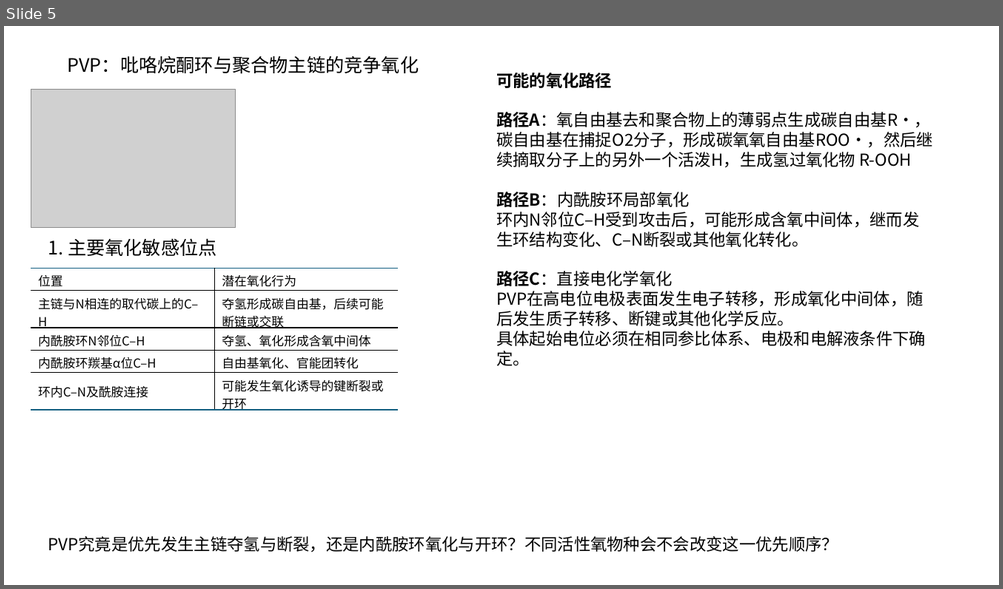
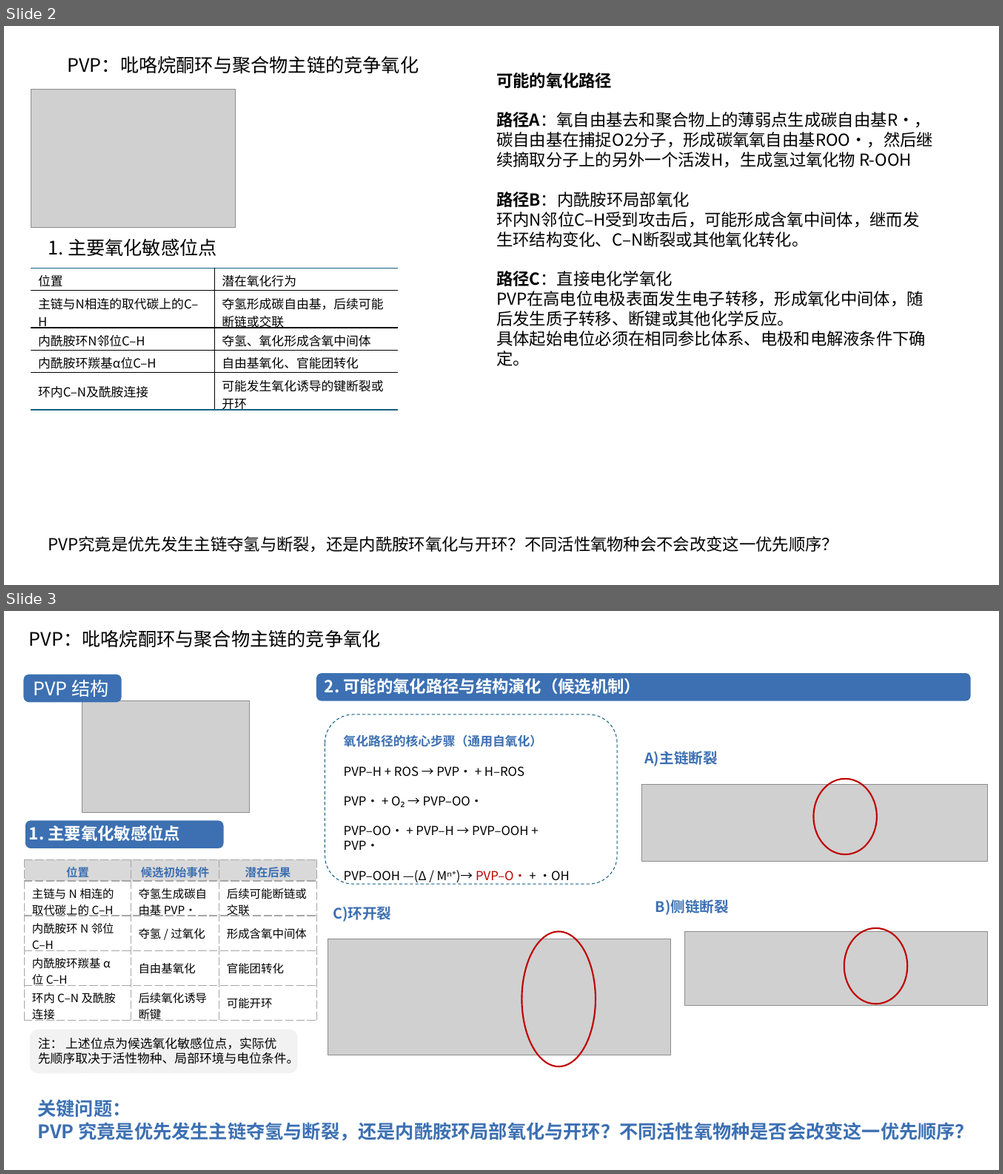
Before and after one commit to leylacheung/UPDATE, a slide deck: update/耐氧化性.pptx. Shown one above the other, each under a label of ours: slide 5 before the commit, slides 2 and 3 after it. The pictures are 1003x589 and 1003x1174 pixels, drawn with LibreOffice and Linux fonts; fonts in the diff are those of the drawing; grey boxes stand for pictures. Boxes give left, top, right and bottom in pixels: in the first picture for what was removed or moved away, otherwise in the second. Text is boxed around its words. In the diff, an @@ line names an element or a change of style, - is before the commit and + after.

```diff
--- a/update/耐氧化性.pptx
+++ b/update/耐氧化性.pptx
@@ slide 3 added at bbox=[4, 611, 999, 1170], background #FFFFFF @@
@@ text added at bbox=[29, 629, 381, 648], 18 pt, text #000000 @@
+PVP：吡咯烷酮环与聚合物主链的竞争氧化
@@ rounded rectangle added at bbox=[24, 675, 120, 701], fill #3C70B2, outline #3C70B2 1.5 pt, 18 pt, text #FFFFFF @@
+PVP 结构
@@ rounded rectangle added at bbox=[317, 674, 970, 700], fill #3C70B2, outline #3C70B2 1.5 pt @@
@@ text added at bbox=[324, 678, 641, 694], 16 pt, text #FFFFFF, bold @@
+2. 可能的氧化路径与结构演化（候选机制）
@@ picture added at bbox=[82, 701, 250, 812] @@
@@ rounded rectangle added at bbox=[325, 715, 617, 884], outline #156082 0.75 pt dashed @@
@@ text added at bbox=[344, 735, 569, 884], 12 pt, text #000000 @@
+氧化路径的核心步骤（通用自氧化）
+PVP–H + ROS → PVP• + H–ROS
+PVP• + O₂ → PVP–OO•
+PVP–OO• + PVP–H → PVP–OOH + PVP•
+PVP–OOH —(Δ / Mⁿ⁺)→ PVP–O• + •OH
@@ text added at bbox=[644, 751, 717, 766], 14 pt, text #3C70B2, bold @@
+A)主链断裂
@@ picture added at bbox=[641, 785, 987, 861] @@
@@ ellipse added at bbox=[814, 779, 877, 855], outline #C00000 1.5 pt @@
@@ rounded rectangle added at bbox=[26, 821, 222, 848], fill #3C70B2, outline #3C70B2 1.5 pt @@
@@ text added at bbox=[29, 826, 180, 841], 16 pt, text #FFFFFF, bold @@
+1. 主要氧化敏感位点
@@ table added at bbox=[25, 860, 316, 1024], 5 rows, 3 columns @@
+位置 | 候选初始事件 | 潜在后果
+主链与 N 相连的取代碳上的 C–H | 夺氢生成碳自由基 PVP• | 后续可能断链或交联
+内酰胺环 N 邻位 C–H | 夺氢 / 过氧化 | 形成含氧中间体
+内酰胺环羰基 α 位 C–H | 自由基氧化 | 官能团转化
+环内 C–N 及酰胺连接 | 后续氧化诱导断键 | 可能开环
@@ text added at bbox=[333, 906, 391, 922], 14 pt, text #3C70B2, bold @@
+C)环开裂
@@ text added at bbox=[655, 900, 728, 915], 14 pt, text #3C70B2, bold @@
+B)侧链断裂
@@ picture added at bbox=[328, 940, 670, 1056] @@
@@ ellipse added at bbox=[522, 932, 596, 1067], outline #C00000 1.5 pt @@
@@ picture added at bbox=[685, 932, 987, 1005] @@
@@ ellipse added at bbox=[844, 928, 908, 1004], outline #C00000 1.5 pt @@
@@ rounded rectangle added at bbox=[31, 1031, 297, 1073], fill #F2F2F2, outline #F2F2F2 1.5 pt @@
@@ text added at bbox=[38, 1038, 299, 1065], 12 pt, text #000000 @@
+注： 上述位点为候选氧化敏感位点，实际优先顺序取决于活性物种、局部环境与电位条件。
@@ text added at bbox=[38, 1099, 973, 1141], 18 pt, text #3C70B2, bold @@
+关键问题：
+PVP 究竟是优先发生主链夺氢与断裂，还是内酰胺环局部氧化与开环？不同活性氧物种是否会改变这一优先顺序？
@@ what was slide 5 is now slide 2 @@
```
Also in this commit, not shown: 2 other slides added, 3 slides removed, 1 other file.
